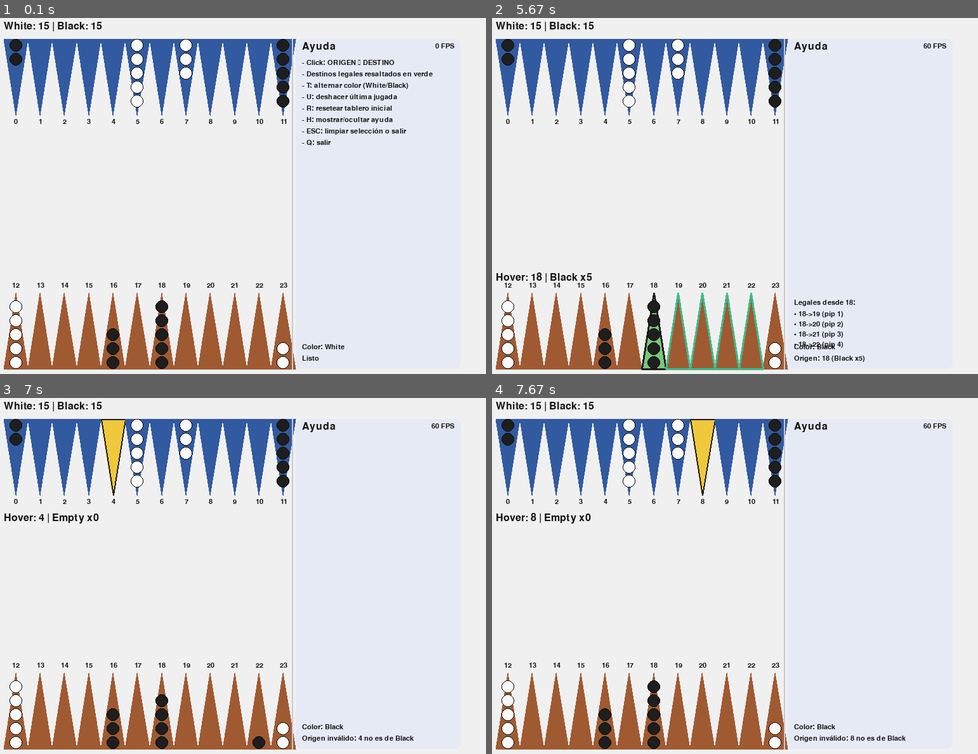
Above: before the commit, frames 1-4 (two rows, left to right).
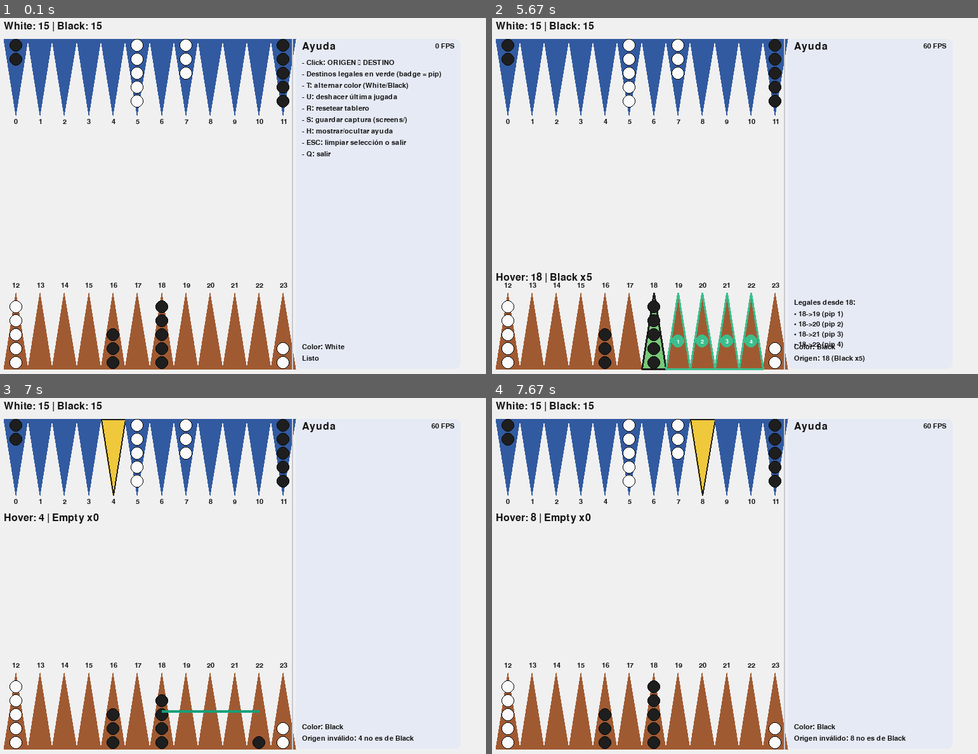
Above: after the commit, the same moments.

Repository: um-computacion/computacion-2025-backgammon-Macarena-Ardevol
Game: pygame game, started from backgammon/pygame_ui/__main__.py
Same seed, same stepped clock (60 frames per second), same inputs: the game is played once before the commit and once after it.
Inputs (mouse positions are in pixels of both pictures, inside the frame that each line leads up to):
- Up to frame 1 (0.1 s): no input
- Up to frame 2 (5.67 s): click (642, 78) at 0.38 s; tap S at 0.67 s; click (564, 292) at 1.05 s; tap T at 1.33 s; hold R 1.67-2.13 s; click (700, 302) at 2.22 s; click (705, 139) at 2.55 s; click (642, 78) at 2.88 s; click (856, 171) at 3.22 s; tap U at 3.5 s; tap H at 3.83 s; click (569, 74) at 4.22 s; click (744, 188) at 4.55 s; click (647, 313) at 5.38 s
- Up to frame 3 (7 s): click (77, 725) at 5.72 s; click (155, 458) at 6.05 s; click (262, 689) at 6.38 s; click (111, 483) at 6.72 s
- Up to frame 4 (7.67 s): hold U 7-7.47 s; click (696, 469) at 7.55 s

The runs differ from the first frame. In frame 1, 0.8% of the frame differs, in the area x 62-91%, y 14-40%; in frame 2, 0.3%; in frame 3, 0.1%; in frame 4, nothing differs.

Commit message:
UI: destinos legales con badge de pip, bloqueo duro de clicks no legales, último movimiento resaltado y captura con S

Diff:
--- a/backgammon/pygame_ui/__main__.py
+++ b/backgammon/pygame_ui/__main__.py
@@ -7,6 +7,8 @@
         return
 
     from backgammon.core.board import Board
+    import os, time
+    from pathlib import Path
 
     # --- Config ---
     W, H = 800, 600
@@ -21,14 +23,16 @@
     TXT = (20, 20, 20)
     HILIGHT = (240, 200, 60)   # hover
     SELECT = (120, 200, 120)   # seleccionado
-    LEGAL = (60, 190, 140)     # destinos legales
+    LEGAL = (60, 190, 140)     # destinos legales (borde/badge)
     OUTLINE = (30, 30, 30)
 
     CHECKER_WHITE = (250, 250, 250)
     CHECKER_BLACK = (30, 30, 30)
     CHECKER_EDGE  = (10, 10, 10)
-    R = 10  # radio de ficha dibujada
-    GAP = 2 # gap vertical entre fichas
+    R = 10   # radio de ficha
+    GAP = 2  # gap vertical entre fichas
+
+    BADGE_R = 10  # radio badge de pip
 
     # Área del tablero (izquierda); panel a la derecha
     BOARD_LEFT = MARGIN
@@ -47,16 +51,22 @@
         return [(x0, H - MARGIN), (x1, H - MARGIN),
                 ((x0 + x1) / 2, H - MARGIN - TRI_H)]
 
+    def tri_center(idx, col_w):
+        """Centro visual para dibujar líneas/badges por punto."""
+        cx = BOARD_LEFT + (idx % 12) * col_w + col_w / 2
+        if idx <= 11:
+            cy = MARGIN + TRI_H / 2
+        else:
+            cy = H - MARGIN - TRI_H / 2
+        return (int(cx), int(cy))
+
     def hover_index(mx, my, col_w):
-        # Solo si el mouse está dentro del ancho del tablero
         if not (BOARD_LEFT <= mx <= BOARD_RIGHT):
             return None
-        # Banda superior (0..11)
         if MARGIN <= my <= MARGIN + TRI_H:
             i = int((mx - BOARD_LEFT) // col_w)
             if 0 <= i < 12:
                 return i
-        # Banda inferior (12..23)
         if (H - MARGIN - TRI_H) <= my <= (H - MARGIN):
             i = int((mx - BOARD_LEFT) // col_w)
             if 0 <= i < 12:
@@ -104,6 +114,7 @@
         clock = pygame.time.Clock()
         font = pygame.font.SysFont(None, 24)
         font_small = pygame.font.SysFont(None, 16)
+        font_badge = pygame.font.SysFont(None, 14)
 
         board = Board()
         board.setup_initial()
@@ -118,6 +129,7 @@
         current_color = Board.WHITE
         history_snaps = []
         legal_dests = []  # lista de (dest, pip) para el origen seleccionado
+        last_move = None  # (origin, dest, color, pip)
 
         running = True
         while running:
@@ -144,13 +156,13 @@
                     elif event.key == pygame.K_t:
                         current_color = Board.BLACK if current_color == Board.WHITE else Board.WHITE
                         message = f"Color actual: {owner_label(current_color)}"
-                        # recomputar legales si hay origen
                         legal_dests = compute_legal_dests(board, origin_idx, current_color) if origin_idx is not None else []
                     elif event.key == pygame.K_r:
                         board.setup_initial()
                         origin_idx = selected_idx = None
                         history_snaps.clear()
                         legal_dests = []
+                        last_move = None
                         message = "Tablero reseteado"
                     elif event.key == pygame.K_u:
                         if history_snaps:
@@ -158,9 +170,16 @@
                             restore_points(board, snap)
                             origin_idx = selected_idx = None
                             legal_dests = []
+                            last_move = None
                             message = "Última jugada deshecha"
                         else:
                             message = "No hay jugadas para deshacer"
+                    elif event.key == pygame.K_s:
+                        # Guardar captura
+                        Path("screens").mkdir(parents=True, exist_ok=True)
+                        fn = f"screens/snap-{time.strftime('%Y%m%d-%H%M%S')}.png"
+                        pygame.image.save(screen, fn)
+                        message = f"Captura guardada: {fn}"
                 elif event.type == pygame.MOUSEBUTTONDOWN and event.button == 1:
                     if idx_hover is None:
                         selected_idx = None
@@ -186,21 +205,26 @@
                                 if not legal_dests:
                                     message += " — sin destinos legales"
                     else:
+                        # Bloqueo duro: solo permitimos clic en un destino de legal_dests
+                        legal_set = {d for (d, _) in legal_dests}
+                        if not legal_dests or idx_hover not in legal_set:
+                            message = f"No permitido: {origin_idx}->{idx_hover}"
+                            continue
+
+                        # Obtener pip correspondiente de la lista legal
                         dest_idx = idx_hover
-                        pip = pip_from_move(origin_idx, dest_idx, current_color)
-                        # Validamos contra la lista de legales si existe
-                        if legal_dests and all(d != dest_idx for (d, _) in legal_dests):
-                            message = f"No permitido: {origin_idx}->{dest_idx}"
-                        else:
-                            if pip < 1 or pip > 6 or not board.can_move(origin_idx, pip, current_color):
-                                message = f"Movimiento bloqueado: {origin_idx}->{dest_idx} (pip {pip})"
-                            else:
-                                history_snaps.append(snapshot_points(board))
-                                real_dest = board.move(origin_idx, pip, current_color)
-                                message = f"Move: {origin_idx}->{real_dest} (pip {pip}, {owner_label(current_color)})"
-                                origin_idx = None
-                                selected_idx = None
-                                legal_dests = []
+                        pip = next((p for (d, p) in legal_dests if d == dest_idx), None)
+                        if pip is None:
+                            message = "Error interno: pip no encontrado"
+                            continue
+
+                        history_snaps.append(snapshot_points(board))
+                        real_dest = board.move(origin_idx, pip, current_color)
+                        last_move = (origin_idx, real_dest, current_color, pip)
+                        message = f"Move: {origin_idx}->{real_dest} (pip {pip}, {owner_label(current_color)})"
+                        origin_idx = None
+                        selected_idx = None
+                        legal_dests = []
 
             # Fondo
             screen.fill(BG)
@@ -233,17 +257,21 @@
                 if border_w:
                     pygame.draw.polygon(screen, OUTLINE, poly, width=border_w)
 
-            # Resaltar destinos legales (borde adicional)
+            # Resaltar destinos legales (borde + badge con pip)
             if origin_idx is not None and legal_dests:
-                legal_set = {d for (d, _) in legal_dests}
-                for i in range(24):
-                    if i == origin_idx or i not in legal_set:
-                        continue
-                    if i <= 11:
-                        poly = tri_polygon_top(i, col_w)
+                for (d, pip) in legal_dests:
+                    # Borde verde
+                    if d <= 11:
+                        poly = tri_polygon_top(d, col_w)
                     else:
-                        poly = tri_polygon_bottom(i - 12, col_w)
+                        poly = tri_polygon_bottom(d - 12, col_w)
                     pygame.draw.polygon(screen, LEGAL, poly, width=3)
+                    # Badge con pip
+                    bx, by = tri_center(d, col_w)
+                    by = by - 16 if d <= 11 else by + 16
+                    pygame.draw.circle(screen, LEGAL, (bx, by), BADGE_R)
+                    txt = font_badge.render(str(pip), True, (255, 255, 255))
+                    screen.blit(txt, txt.get_rect(center=(bx, by)))
 
             # Totales arriba-izquierda
             white_total = board.count_total(Board.WHITE)
@@ -254,10 +282,8 @@
             # Etiquetas 0..23 centradas por columna
             for i in range(12):
                 cx = BOARD_LEFT + i * col_w + col_w / 2
-                # superior
                 label_top = font_small.render(str(i), True, TXT)
                 screen.blit(label_top, label_top.get_rect(center=(cx, MARGIN + TRI_H + 10)))
-                # inferior
                 idx_b = 12 + i
                 label_bot = font_small.render(str(idx_b), True, TXT)
                 screen.blit(label_bot, label_bot.get_rect(center=(cx, H - MARGIN - TRI_H - 12)))
@@ -271,7 +297,6 @@
                 color_fill = CHECKER_WHITE if owner == Board.WHITE else CHECKER_BLACK
                 cx = BOARD_LEFT + (i_idx % 12) * col_w + col_w / 2
                 if top_band:
-                    # apilar hacia abajo desde la banda superior
                     for k in range(min(cnt, 5)):
                         cy = MARGIN + R + k * (2 * R + GAP)
                         pygame.draw.circle(screen, color_fill, (int(cx), int(cy)), R)
@@ -280,7 +305,6 @@
                         extra = font_small.render(f"+{cnt-5}", True, TXT)
                         screen.blit(extra, extra.get_rect(center=(cx, MARGIN + TRI_H - 10)))
                 else:
-                    # apilar hacia arriba desde la banda inferior
                     for k in range(min(cnt, 5)):
                         cy = H - MARGIN - R - k * (2 * R + GAP)
                         pygame.draw.circle(screen, color_fill, (int(cx), int(cy)), R)
@@ -293,6 +317,13 @@
                 draw_stack(i, top_band=True)
             for i in range(12, 24):
                 draw_stack(i, top_band=False)
+
+            # Último movimiento: línea resaltada
+            if last_move is not None:
+                o, d, col, pip = last_move
+                x0, y0 = tri_center(o, col_w)
+                x1, y1 = tri_center(d, col_w)
+                pygame.draw.line(screen, (20, 160, 120), (x0, y0), (x1, y1), width=4)
 
             # Tooltip hover (sobre tablero)
             if idx_hover is not None:
@@ -323,10 +354,11 @@
             if show_help:
                 help_lines = [
                     "- Click: ORIGEN → DESTINO",
-                    "- Destinos legales resaltados en verde",
+                    "- Destinos legales en verde (badge = pip)",
                     "- T: alternar color (White/Black)",
                     "- U: deshacer última jugada",
-                    "- R: resetear tablero inicial",
+                    "- R: resetear tablero",
+                    "- S: guardar captura (screens/)",
                     "- H: mostrar/ocultar ayuda",
                     "- ESC: limpiar selección o salir",
                     "- Q: salir",
